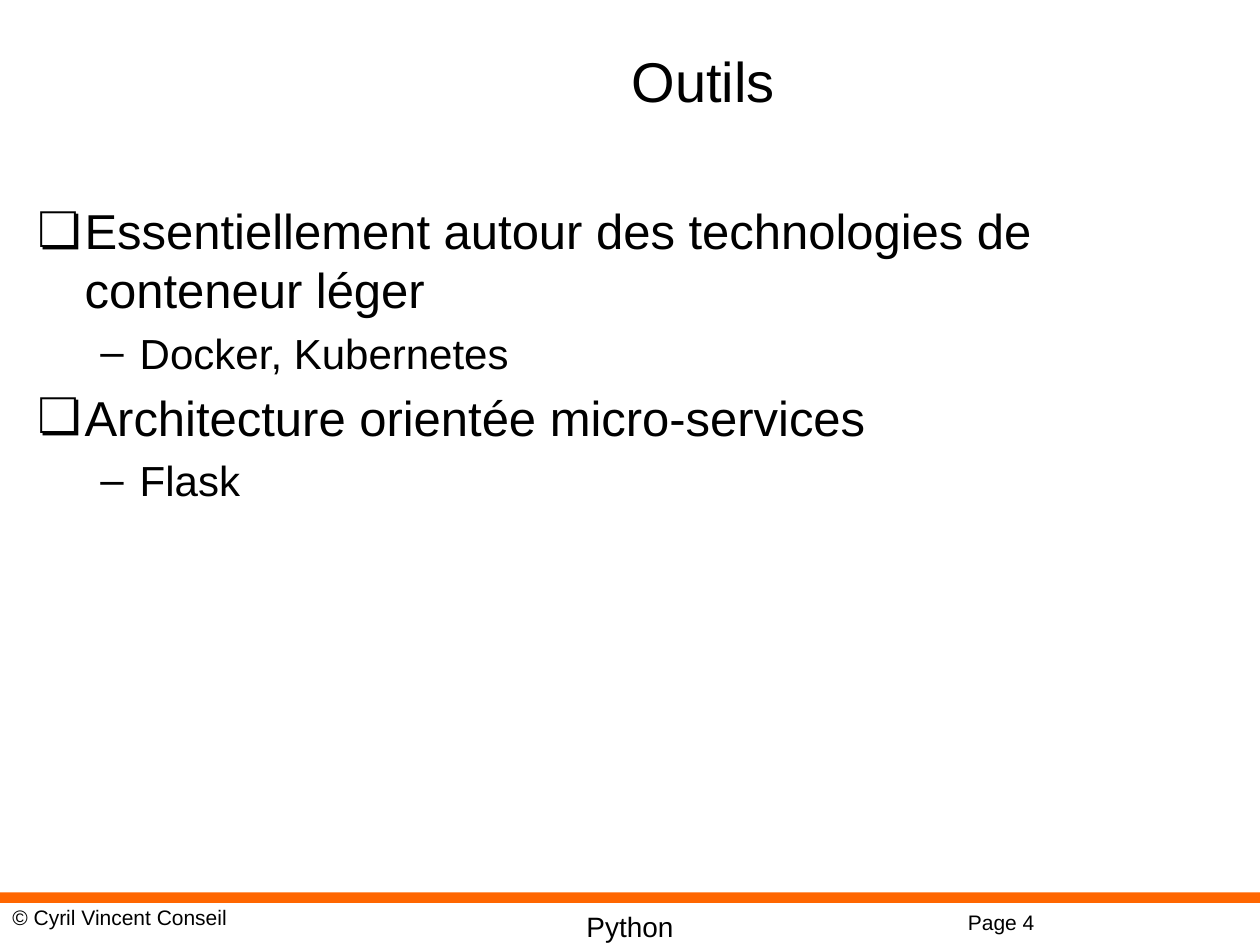
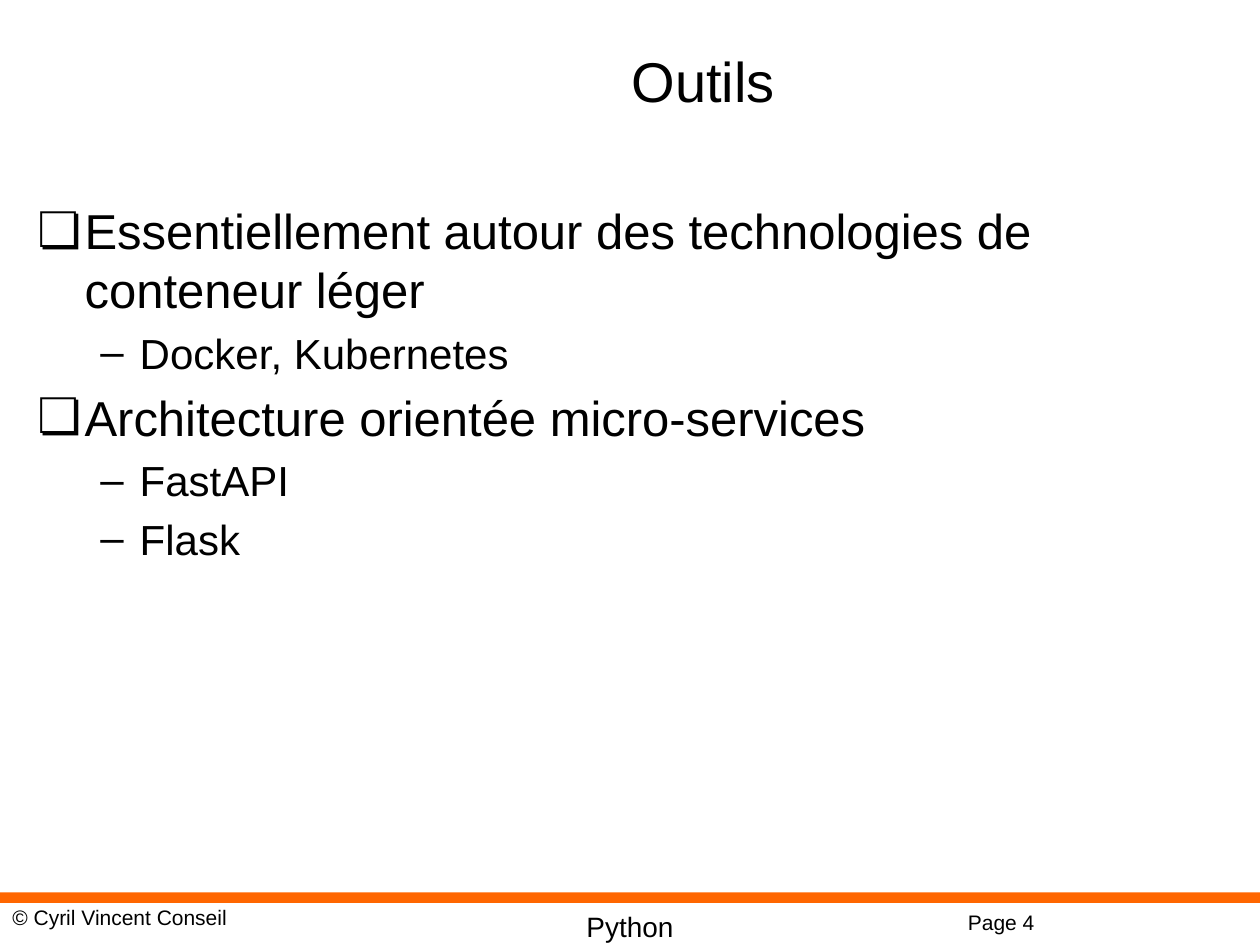
Before and after one commit to cyrilvincent/cicd, a slide deck: slide 4 of ppt/CICD02-DevOps.pptx. Drawn at 1260x945 pixels with LibreOffice and Linux fonts; fonts in the diff are those of the drawing; background and template pictures are left out. Boxes give left, top, right and bottom in pixels: in the first picture for what was removed or moved away, otherwise in the second. Text is boxed around its words. In the diff, an @@ line names an element or a change of style, - is before the commit and + after.

Commit message:
ppt

```diff
--- a/ppt/CICD02-DevOps.pptx
+++ b/ppt/CICD02-DevOps.pptx
@@ text at [140,467,289,497]: paragraph added @@
+  – FastAPI
```
Also in this commit, not shown: 2 other files.
